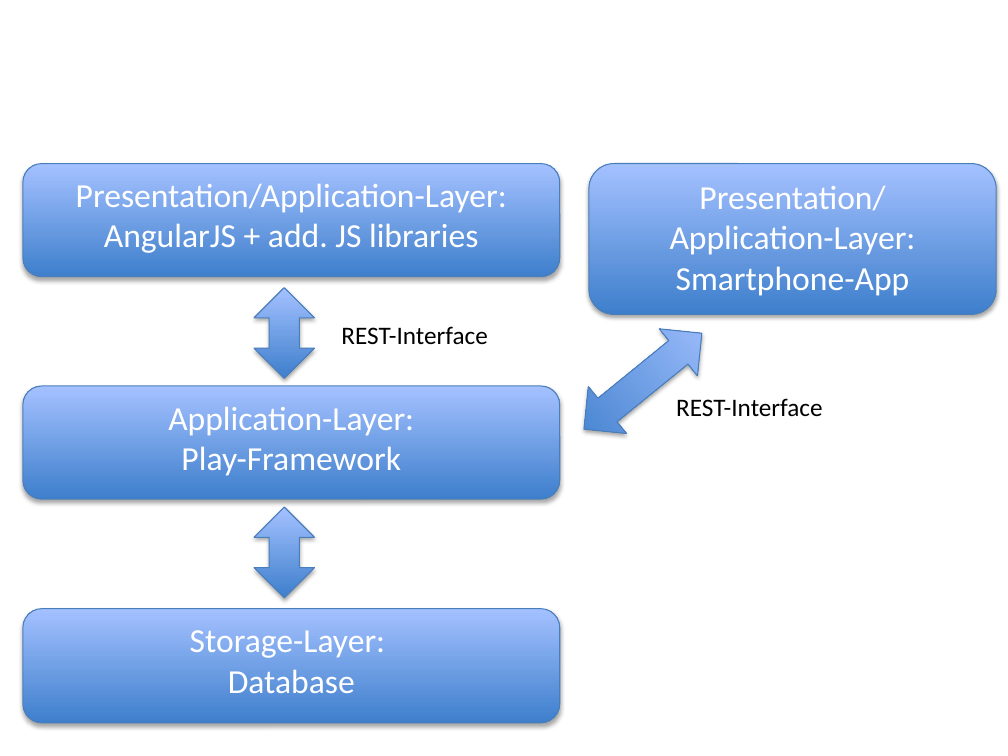
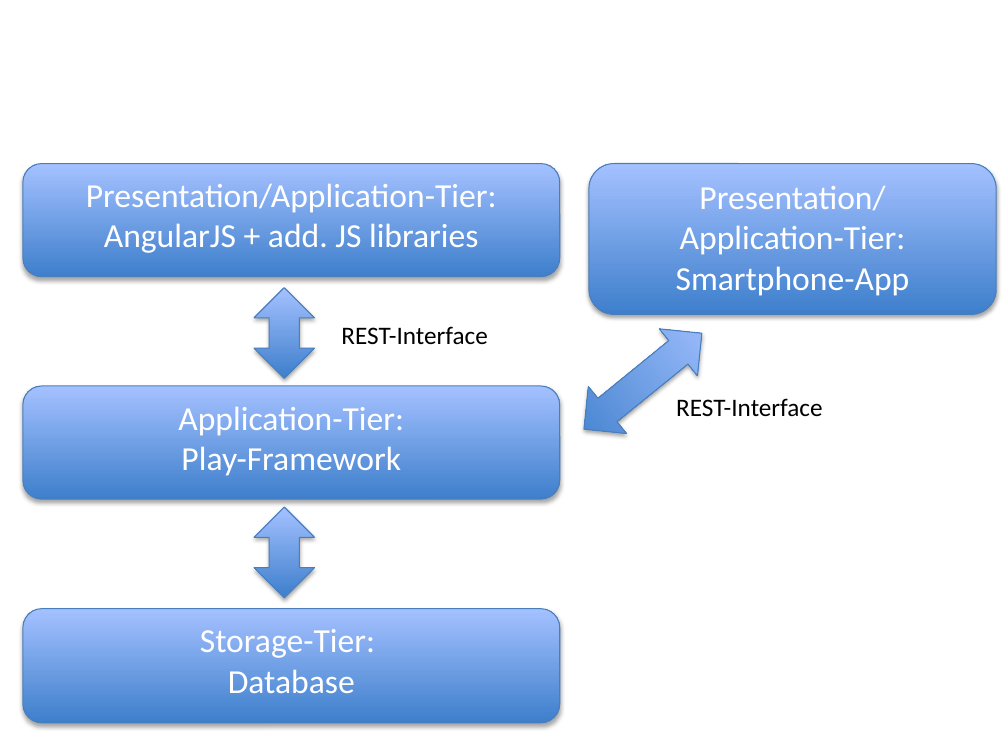
Before and after one commit to PlasmaLampe/HiP, a slide deck: slide 1 of 3_Thesis/gfx/architecture.pptx. Drawn at 1008x756 pixels with LibreOffice and Linux fonts; fonts in the diff are those of the drawing. Boxes give left, top, right and bottom in pixels: in the first picture for what was removed or moved away, otherwise in the second. Text is boxed around its words. In the diff, an @@ line names an element or a change of style, - is before the commit and + after.

```diff
--- a/3_Thesis/gfx/architecture.pptx
+++ b/3_Thesis/gfx/architecture.pptx
@@ text in rounded rectangle at (86,183,497,212): text changed @@
-Presentation/Application-Layer:
+Presentation/Application-Tier:
@@ text in rounded rectangle at (680,225,906,255): text changed @@
-Application-Layer:
+Application-Tier:
@@ text in rounded rectangle at (178,406,404,435): text changed @@
-Application-Layer:
+Application-Tier:
@@ text in rounded rectangle at (200,629,375,658): text changed @@
-Storage-Layer:
+Storage-Tier:
```
Also in this commit, not shown: 16 other files.
